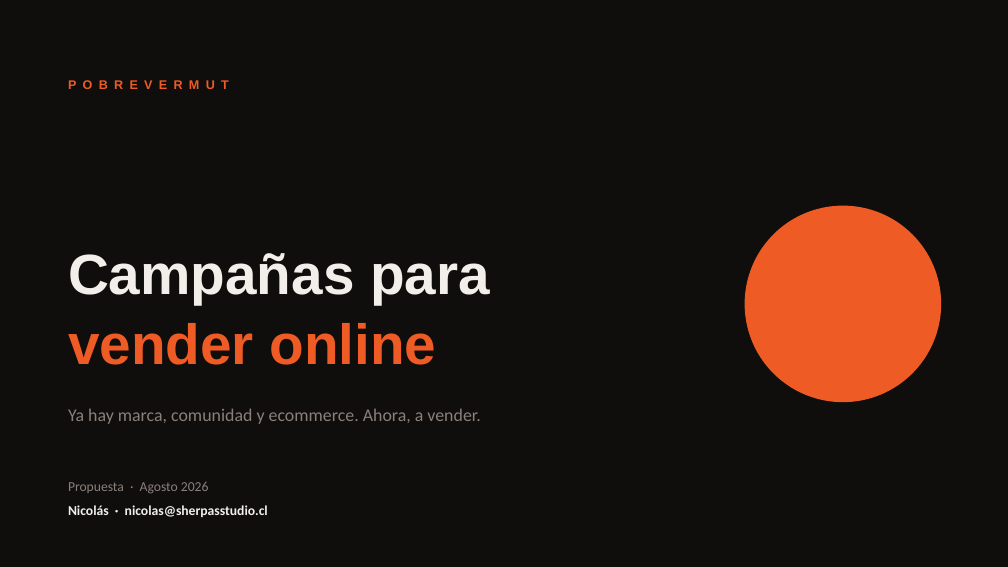
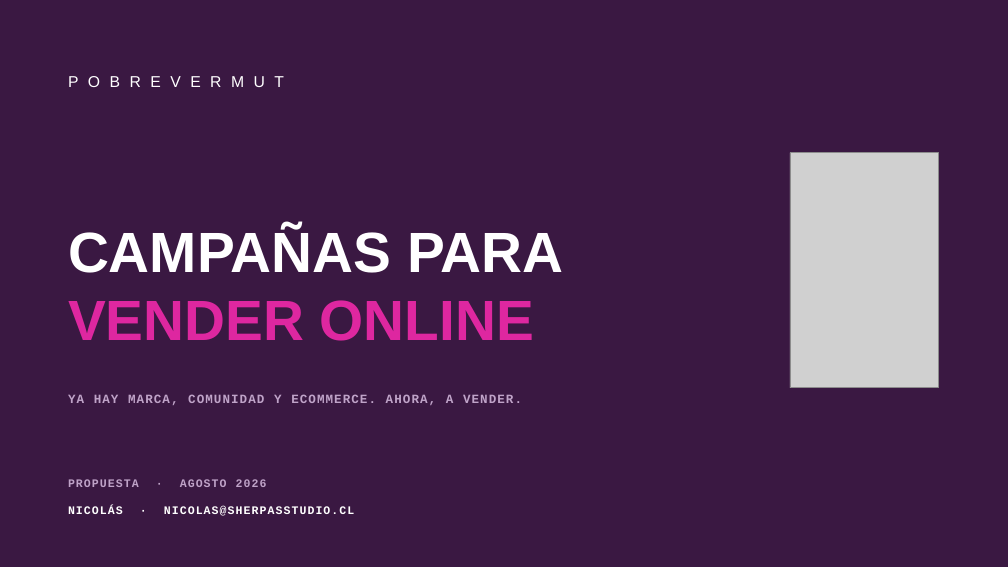
Before and after one commit to ScottishGrimReaper/Gmb-Aagent, a slide deck: slide 1 of propuestas/pobrevermut/PobreVermut - Propuesta Campanas 2026.pptx. Drawn at 1008x567 pixels with LibreOffice and Linux fonts; fonts in the diff are those of the drawing; grey boxes stand for pictures. Boxes give left, top, right and bottom in pixels: in the first picture for what was removed or moved away, otherwise in the second. Text is boxed around its words. In the diff, an @@ line names an element or a change of style, - is before the commit and + after.

```diff
--- a/propuestas/pobrevermut/PobreVermut - Propuesta Campanas 2026.pptx
+++ b/propuestas/pobrevermut/PobreVermut - Propuesta Campanas 2026.pptx
@@ background #0F0E0D to #3A1842 @@
@@ text "POBREVERMUT" at <box>68,67,635,95</box>: size 12 to 15 pt, text colour #EF5B25 to #FFFFFF, letter spacing 6 to 9 pt, bold off @@
@@ picture added at <box>790,153,938,388</box> @@
@@ ellipse removed at <box>745,206,941,402</box> @@
@@ text at <box>68,227,563,341</box>: text changed; text colour #F2EEE9 to #FFFFFF @@
-Campañas para
-vender online
+CAMPAÑAS PARA
+VENDER ONLINE
@@ text at <box>68,394,522,405</box>: text changed; size 17 to 12 pt; font Calibri to Courier New; text colour #8A807A to #BFA3C8; bold on @@
-Ya hay marca, comunidad y ecommerce. Ahora, a vender.
+YA HAY MARCA, COMUNIDAD Y ECOMMERCE. AHORA, A VENDER.
@@ text at <box>68,479,267,487</box>: text changed; size 13 to 11 pt; font Calibri to Courier New; text colour #8A807A to #BFA3C8; bold on @@
-Propuesta · Agosto 2026
+PROPUESTA · AGOSTO 2026
@@ text at <box>68,506,355,516</box>: text changed; size 13 to 11 pt; font Calibri to Courier New; text colour #F2EEE9 to #FFFFFF @@
-Nicolás · nicolas@sherpasstudio.cl
+NICOLÁS · NICOLAS@SHERPASSTUDIO.CL
```
Also in this commit, not shown: 4 other slides changed, 4 other files.
